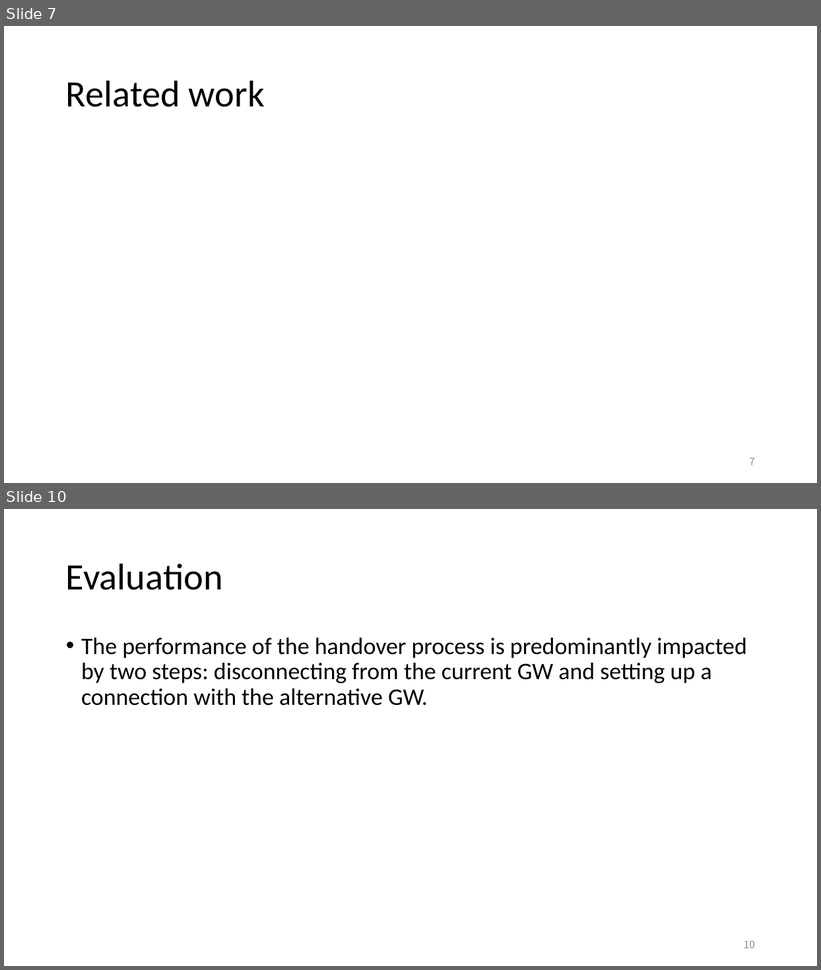
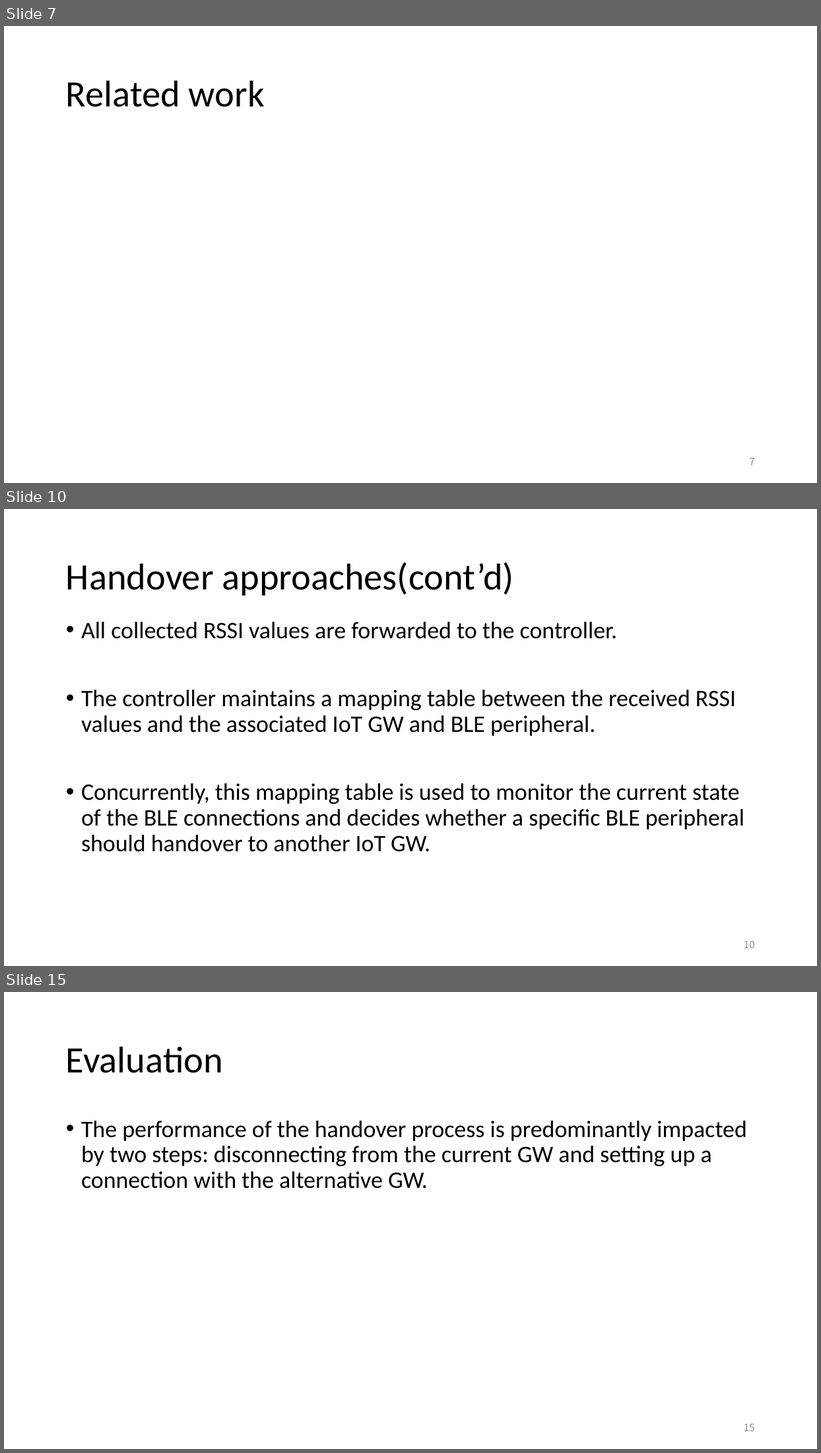
Before and after one commit to EKOISMYLOVE/NTUT_GM_PPT, a slide deck: A BLE-based multi-gateway network infrastructure with handover support for mobile BLE peripherals.pptx. Shown one above the other, each under a label of ours: slides 7 and 10 before the commit, slides 7, 10 and 15 after it; the slides between them are not shown. The pictures are 821x970 and 821x1453 pixels, drawn with LibreOffice and Linux fonts; fonts in the diff are those of the drawing. Boxes give left, top, right and bottom in pixels: in the first picture for what was removed or moved away, otherwise in the second. Text is boxed around its words. In the diff, an @@ line names an element or a change of style, - is before the commit and + after.

Commit message:
Handover finish

```diff
--- a/A BLE-based multi-gateway network infrastructure with handover support for mobile BLE peripherals.pptx
+++ b/A BLE-based multi-gateway network infrastructure with handover support for mobile BLE peripherals.pptx
@@ slide 10 added at box(4, 509, 817, 966), background #FFFFFF @@
@@ title added at box(66, 562, 514, 595), 44 pt, text #000000 @@
+Handover approaches(cont’d)
@@ text added at box(81, 622, 745, 852), 28 pt, text #000000 @@
+• All collected RSSI values are forwarded to the controller.
+• The controller maintains a mapping table between the received RSSI values and the associated IoT GW and BLE peripheral.
+• Concurrently, this mapping table is used to monitor the current state of the BLE connections and decides whether a specific BLE peripheral should handover to another IoT GW.
@@ page number added at box(744, 941, 755, 949), 12 pt, text #8C8C8C @@
+10
@@ what was slide 10 is now slide 15 @@
@@ page number at box(744, 1424, 755, 1432): text changed @@
-10
+15
```
Also in this commit, not shown: 2 slides changed, 5 other slides added, 1 slide removed.
